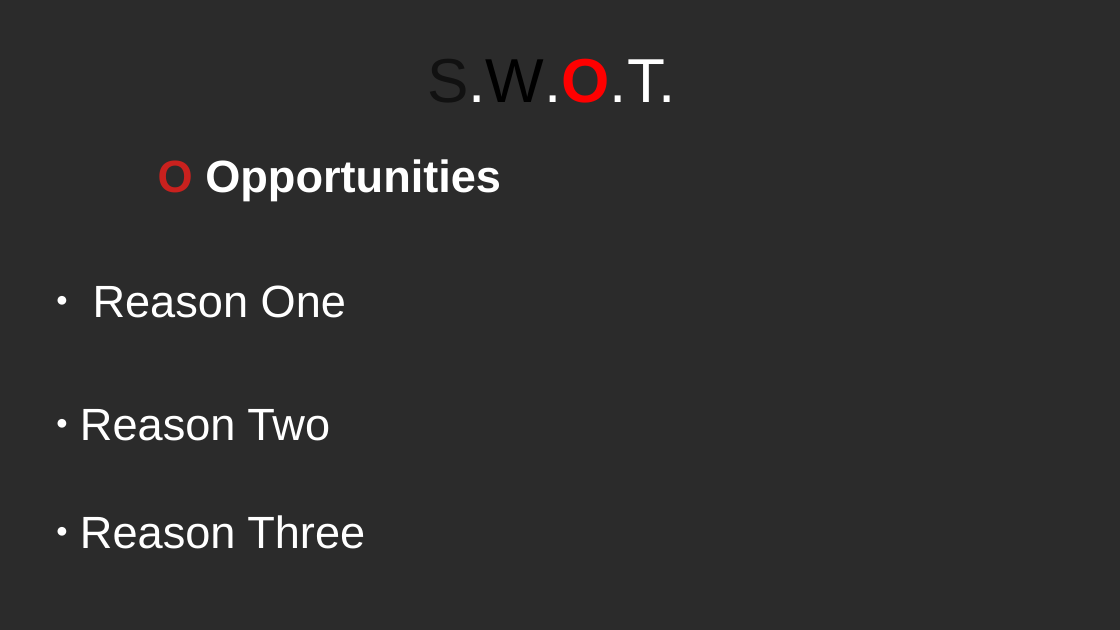
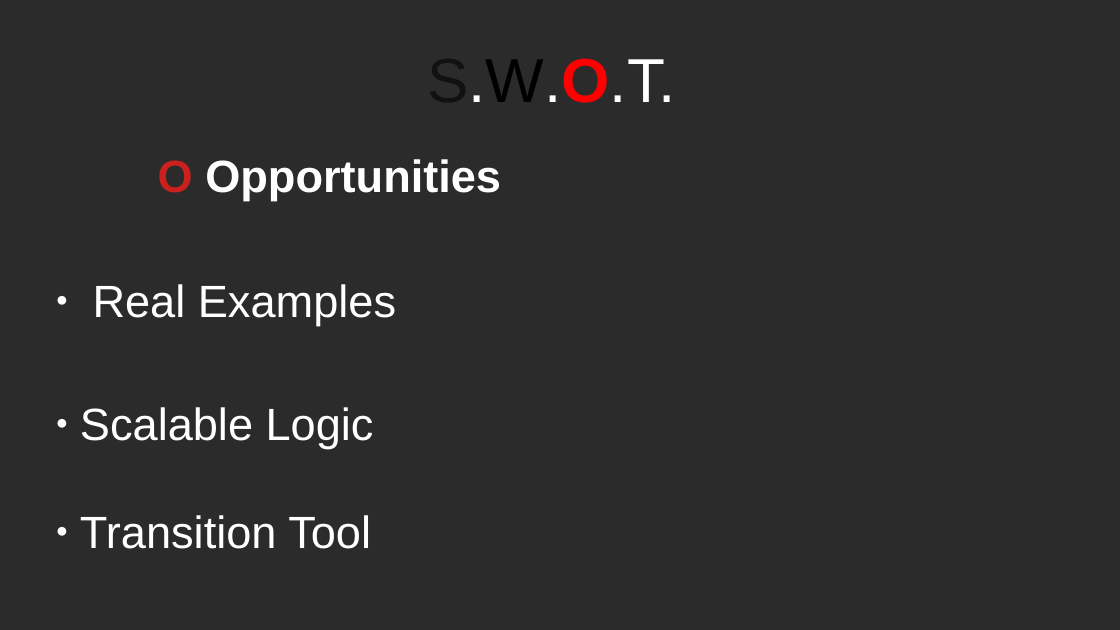
Before and after one commit to RayAndrade/JavaScriptStudy, a slide deck: slide 13 of Creational/Factory/swot.odp. Drawn at 1120x630 pixels with LibreOffice and Linux fonts; fonts in the diff are those of the drawing; background and template pictures are left out; a plain dark background stands for a picture behind light text. Boxes give left, top, right and bottom in pixels: in the first picture for what was removed or moved away, otherwise in the second. Text is boxed around its words. In the diff, an @@ line names an element or a change of style, - is before the commit and + after.

```diff
--- a/Creational/Factory/swot.odp
+++ b/Creational/Factory/swot.odp
@@ subtitle at [80,284,396,549]: text changed @@
-● Reason One
-● Reason Two
-● Reason Three
+● Real Examples
+● Scalable Logic
+● Transition Tool
```
Also in this commit, not shown: 12 other slides changed, 48 other files.
